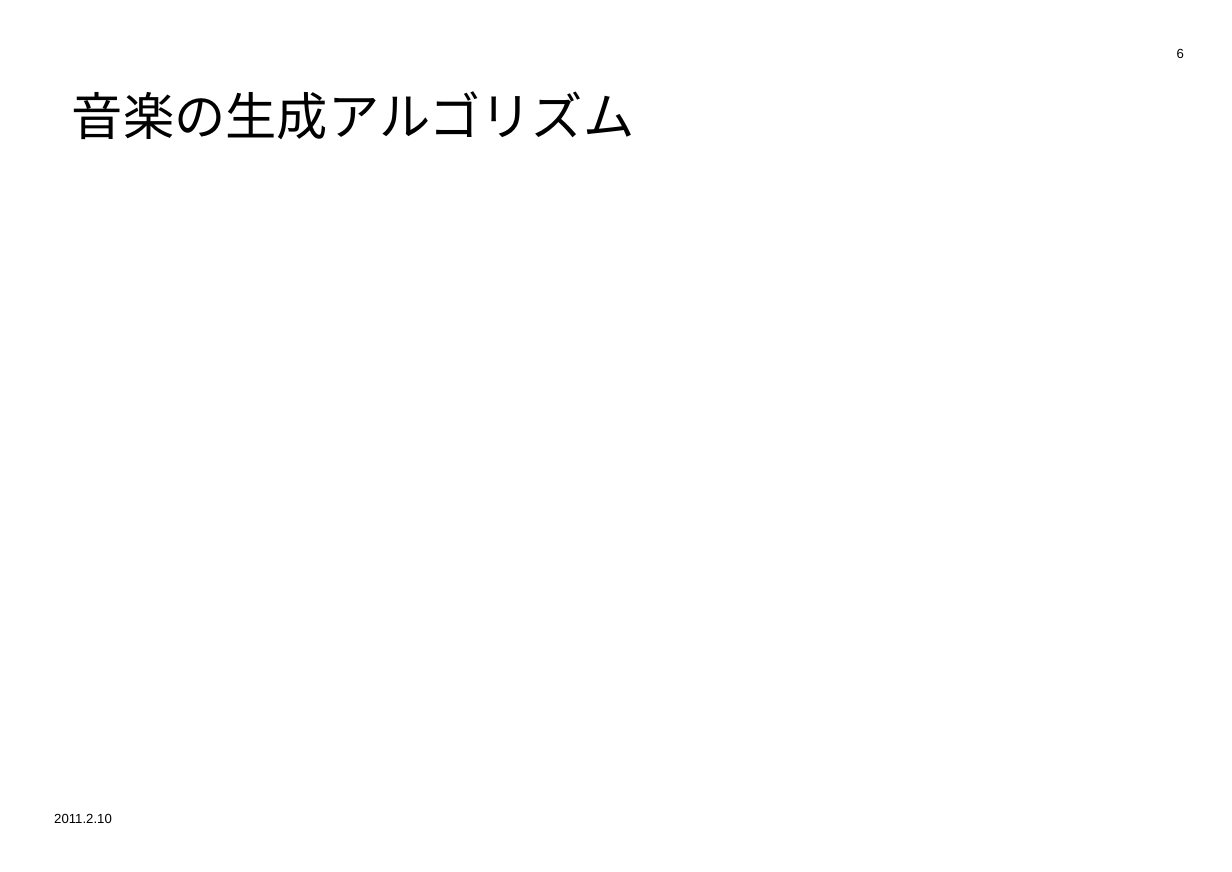
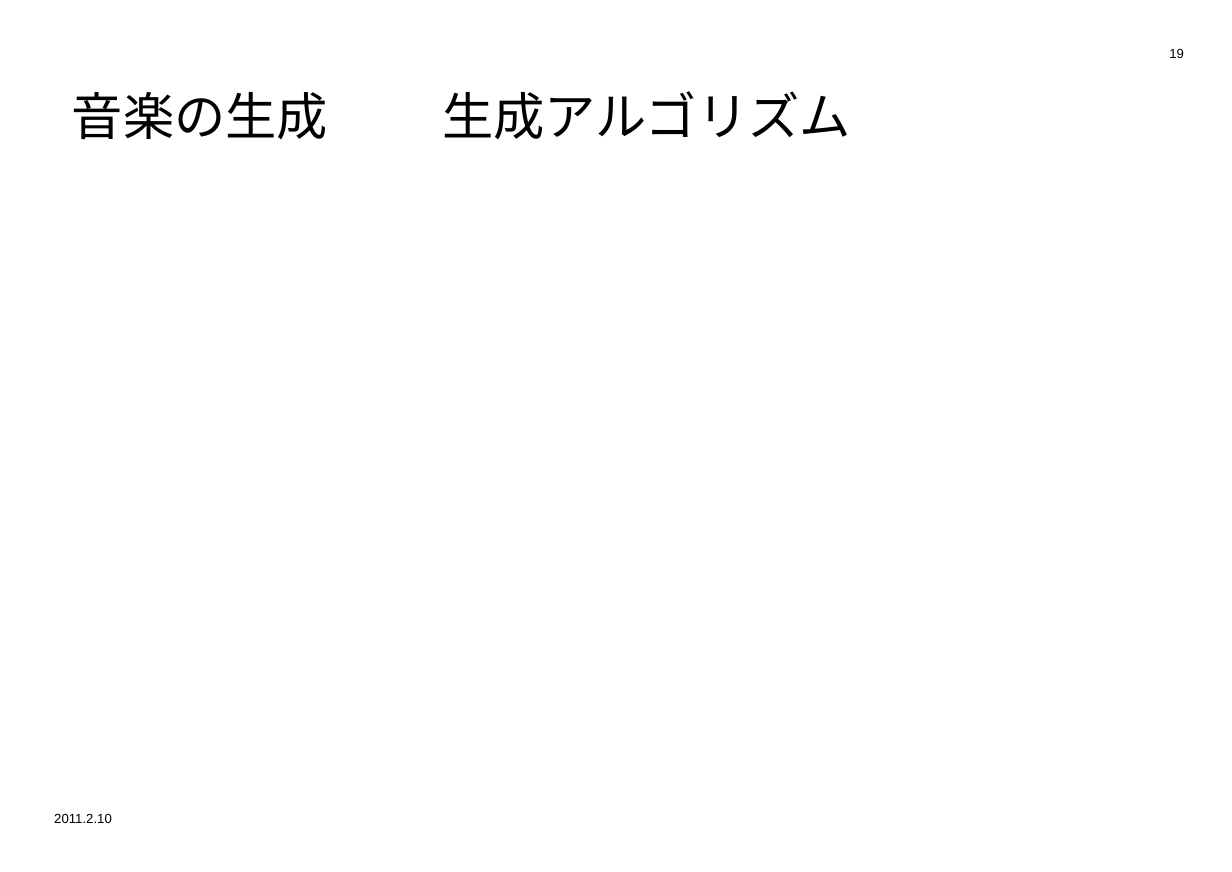
Before and after one commit to kobasemi/PacketArt, a slide deck: slide 19 of doc/PACKETRiS.ppt (slide 6 before the commit). Drawn at 1232x872 pixels with LibreOffice and Linux fonts; fonts in the diff are those of the drawing; background and template pictures are left out. Boxes give left, top, right and bottom in pixels: in the first picture for what was removed or moved away, otherwise in the second. Text is boxed around its words. In the diff, an @@ line names an element or a change of style, - is before the commit and + after.

```diff
--- a/doc/PACKETRiS.ppt
+++ b/doc/PACKETRiS.ppt
@@ page number at (1169,48,1184,58): text changed @@
-6
+19
@@ title at (72,91,851,139): text changed @@
-音楽の生成アルゴリズム
+音楽の生成 生成アルゴリズム
```
Also in this commit, not shown: 3 other slides changed, 17 slides added, 4 slides removed.
